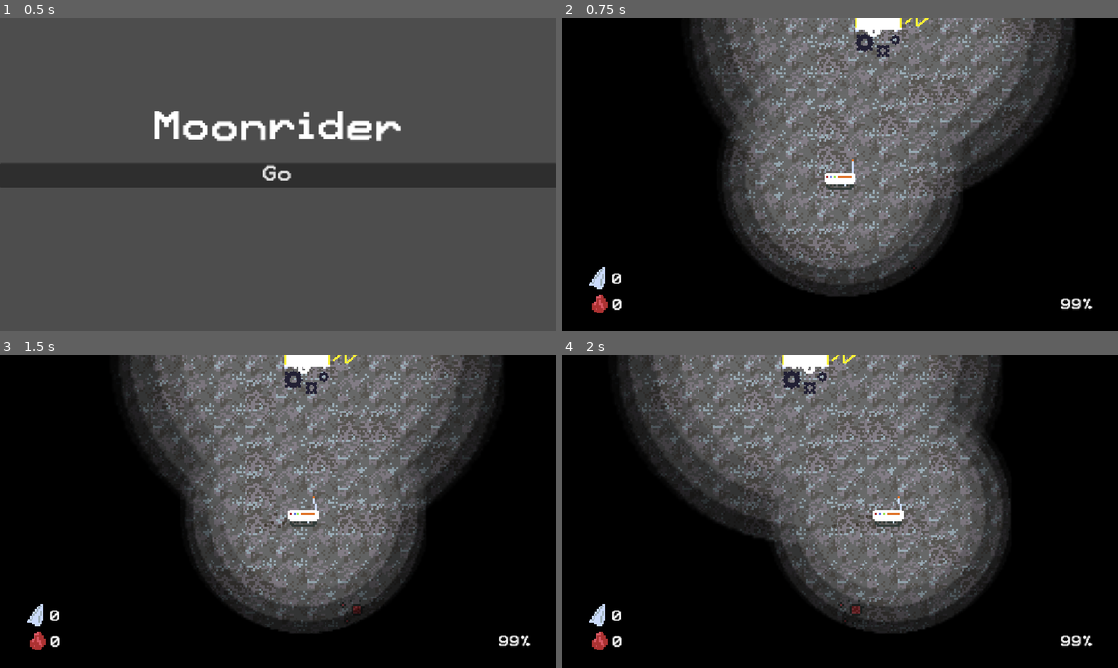
Above: before the commit, frames 1-4 (two rows, left to right).
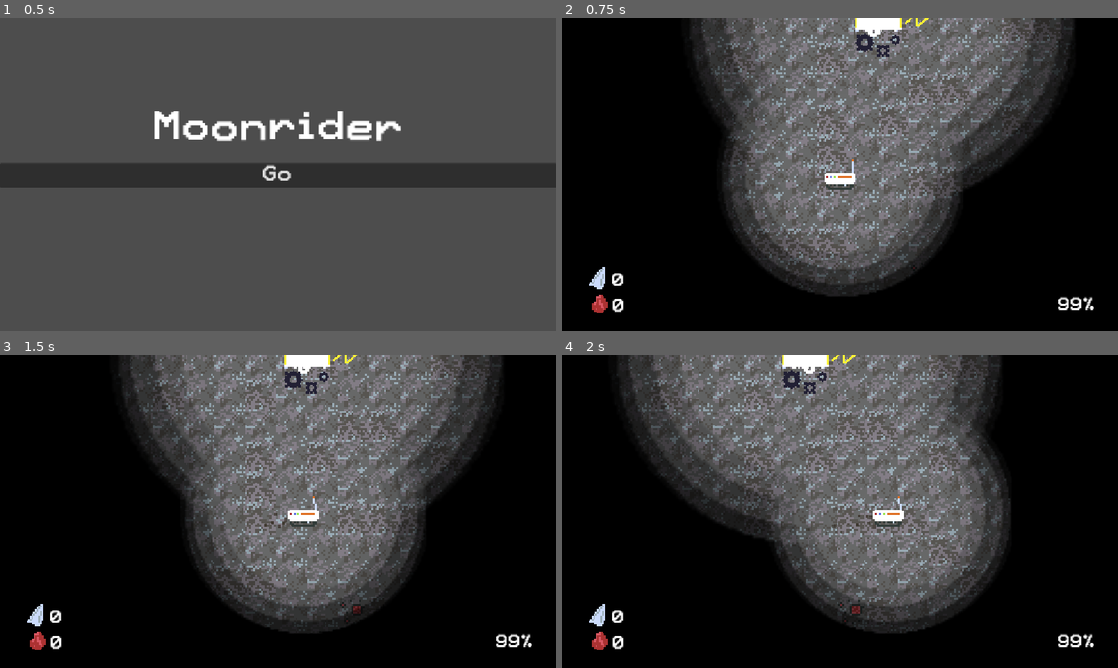
Above: after the commit, the same moments.

Repository: DanielDe8/Moonrunner
Game: Godot game, scene res://Objects/loadscreen.tscn
Two runs of this game, one before a commit and one after it. Both use one fixed random seed, a clock stepped at 60 frames per second and the inputs below.
Inputs (mouse positions are in pixels of both pictures, inside the frame that each line leads up to):
- Up to frame 1 (0.5 s): no input
- Up to frame 2 (0.75 s): click "Go" at 0.5 s
- Up to frame 3 (1.5 s): tap Enter (confirm) at 1.25 s; move the mouse to (400, 495) at 1.27 s; hold Right (right) from 1.28 s (still down); tap 1 (1) at 1.35 s; click (400, 495) at 1.42 s
- Up to frame 4 (2 s): keep holding Right (right); tap 2 (2) at 1.55 s

Frame 1 is identical in both runs. In frame 2, 0.3% of the frame differs, in the area x 9-96%, y 81-94%; in frame 3, 0.3%; in frame 4, 0.3%.

Commit message:
add the rest

Diff:
--- /dev/null
+++ b/Objects/rocket.tscn
@@ -0,0 +1,42 @@
+[gd_scene format=3 uid="uid://co4f4ht4ta5qx"]
+
+[ext_resource type="Texture2D" uid="uid://c0msg0uw0u4fb" path="res://Assets/rocket_broken.png" id="1_5icsd"]
+[ext_resource type="Texture2D" uid="uid://buf2p2m2sirp1" path="res://Assets/rocket_working.png" id="2_ijyl3"]
+
+[sub_resource type="CapsuleShape2D" id="CapsuleShape2D_5icsd"]
+radius = 24.0
+height = 96.0
+
+[sub_resource type="RectangleShape2D" id="RectangleShape2D_5icsd"]
+size = Vector2(80, 128)
+
+[sub_resource type="SpriteFrames" id="SpriteFrames_j2vsi"]
+animations = [{
+"frames": [{
+"duration": 1.0,
+"texture": ExtResource("1_5icsd")
+}, {
+"duration": 1.0,
+"texture": ExtResource("2_ijyl3")
+}],
+"loop": 1,
+"name": &"default",
+"speed": 5.0
+}]
+
+[node name="Rocket" type="StaticBody2D" unique_id=1039927867]
+
+[node name="CollisionShape2D" type="CollisionShape2D" parent="." unique_id=1423344148]
+shape = SubResource("CapsuleShape2D_5icsd")
+
+[node name="Area2D" type="Area2D" parent="." unique_id=1031265151]
+
+[node name="CollisionShape2D" type="CollisionShape2D" parent="Area2D" unique_id=161440485]
+shape = SubResource("RectangleShape2D_5icsd")
+
+[node name="AnimatedSprite2D" type="AnimatedSprite2D" parent="." unique_id=1803137545]
+texture_filter = 1
+scale = Vector2(1.5, 1.5)
+sprite_frames = SubResource("SpriteFrames_j2vsi")
+frame = 1
+frame_progress = 0.60562855
--- a/Scenes/Main.tscn
+++ b/Scenes/Main.tscn
@@ -16,6 +16,7 @@
 [ext_resource type="PackedScene" uid="uid://bb3r36fsf0a1b" path="res://Objects/scrap.tscn" id="11_scrap"]
 [ext_resource type="Texture2D" uid="uid://bj3pmyock1vy5" path="res://Assets/red_ore_icon.png" id="12_grg3l"]
 [ext_resource type="Texture2D" uid="uid://rvgsajtp11mf" path="res://Assets/scrap_icon.png" id="15_h1m7h"]
+[ext_resource type="PackedScene" uid="uid://co4f4ht4ta5qx" path="res://Objects/rocket.tscn" id="17_2w5on"]
 
 [sub_resource type="TileSetAtlasSource" id="TileSetAtlasSource_surface"]
 texture = ExtResource("3_merged")
@@ -38,7 +39,7 @@
 
 [sub_resource type="LabelSettings" id="LabelSettings_jw32o"]
 font = ExtResource("8_50glp")
-font_size = 30
+font_size = 35
 
 [node name="Node2D" type="Node2D" unique_id=1416863422]
 script = ExtResource("7_main")
@@ -160,7 +161,34 @@
 text = "0"
 label_settings = SubResource("LabelSettings_jw32o")
 
+[node name="RocketLabel" type="Label" parent="CanvasLayer/HUD" unique_id=1543035931]
+visible = false
+layout_mode = 1
+anchors_preset = -1
+anchor_right = 1.001
+anchor_bottom = 1.0020001
+offset_left = 848.0
+offset_top = 32.0
+offset_right = -41.151
+offset_bottom = -580.29407
+text = "FIX ROCKET"
+label_settings = SubResource("LabelSettings_jw32o")
+
+[node name="ConfirmLabel" type="Label" parent="CanvasLayer/HUD" unique_id=140651244]
+visible = false
+layout_mode = 1
+anchors_preset = -1
+anchor_right = 1.001
+anchor_bottom = 1.0020001
+offset_left = 712.0
+offset_top = 128.0
+offset_right = 1015.95984
+offset_bottom = 119.91998
+text = "Enter - confirm"
+label_settings = SubResource("LabelSettings_jw32o")
+
 [node name="CraftLabel" type="Control" parent="CanvasLayer/HUD" unique_id=2072832110]
+visible = false
 anchors_preset = 0
 offset_right = 40.0
 offset_bottom = 40.0
@@ -195,9 +223,12 @@
 anchors_preset = -1
 anchor_right = 1.001
 anchor_bottom = 1.0020001
-offset_left = 784.0
-offset_top = 144.0
-offset_right = 1087.96
-offset_bottom = 135.92
+offset_left = 712.0
+offset_top = 128.0
+offset_right = 1065.96
+offset_bottom = 123.92
 text = "Enter - confirm"
 label_settings = SubResource("LabelSettings_jw32o")
+
+[node name="Rocket" parent="." unique_id=1039927867 instance=ExtResource("17_2w5on")]
+position = Vector2(552, -256)
--- a/Scripts/player.gd
+++ b/Scripts/player.gd
@@ -42,7 +42,8 @@
 var crafting_selection = -1
 var crafting_prices = [
 	[5, 15],
-	[20, 10]
+	[20, 10],
+	[100, 20]
 ]
 
 func _ready() -> void:
@@ -184,6 +185,21 @@
 		shown_crafting = false
 		crafting_selection = -1
 
+	if $"../Rocket/Area2D".overlaps_body(self):
+		crafting_selection = 2
+		get_node("%s/HUD/RocketLabel" % hud_string).show()
+		get_node("%s/HUD/ConfirmLabel" % hud_string).show()
+
+		if Input.is_action_just_pressed("confirm"):
+			if crafting_prices[crafting_selection][1] <= red_ore_count and crafting_prices[crafting_selection][0] <= scrap_count:
+				scrap_count -= crafting_prices[crafting_selection][0]
+				red_ore_count -= crafting_prices[crafting_selection][1]
+				craft()
+	else:
+		crafting_selection = -1
+		get_node("%s/HUD/RocketLabel" % hud_string).hide()
+		get_node("%s/HUD/ConfirmLabel" % hud_string).hide()
+
 	get_node("%s/HUD/RedOreLabel" % hud_string).text = str(red_ore_count) + (" -" + str(crafting_prices[crafting_selection][1]) if crafting_selection != -1 else "")
 	get_node("%s/HUD/ScrapLabel" % hud_string).text = str(scrap_count) + (" -" + str(crafting_prices[crafting_selection][0]) if crafting_selection != -1 else "")
 
@@ -191,9 +207,11 @@
 func craft():
 	if(crafting_selection == 0):
 		max_battery_life += 50
-	if(crafting_selection == 1):
+	elif(crafting_selection == 1):
 		$PointLight2D.texture_scale += 0.25
-
+	elif crafting_selection == 2:
+		$"../Rocket/AnimatedSprite2D".frame = 1
+		get_tree().change_scene_to_file.call_deferred("res://Objects/konec.tscn")
 
 
 func _physics_process(delta: float) -> void:
--- a/project.godot
+++ b/project.godot
@@ -10,7 +10,7 @@
 
 [application]
 
-config/name="boounce"
+config/name="Moonrunner"
 run/main_scene="uid://c3tqd7kkj708h"
 config/features=PackedStringArray("4.7", "Forward Plus")
 config/icon="res://Assets/icon.svg"
@@ -18,7 +18,6 @@
 [display]
 
 window/stretch/mode="canvas_items"
-window/stretch/aspect="expand"
 
 [dotnet]
 
@@ -93,3 +92,4 @@
 [rendering]
 
 rendering_device/driver.windows="d3d12"
+textures/vram_compression/import_etc2_astc=true
Not shown, changed: export_presets.cfg
